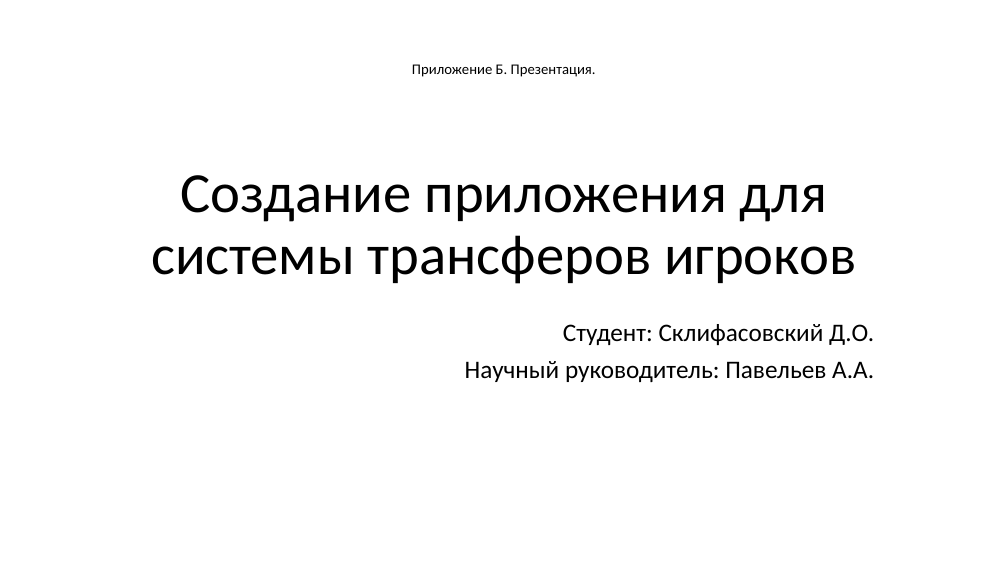
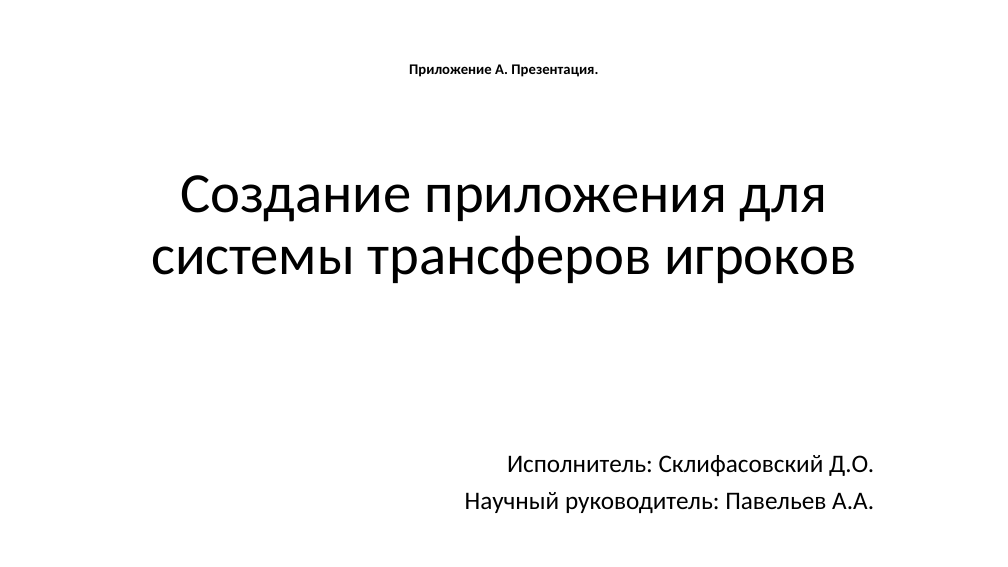
Before and after one commit to MrSkl1f/DB_CP, a slide deck: slide 1 of RPZ/Презентация.pptx. Drawn at 1008x567 pixels with LibreOffice and Linux fonts; fonts in the diff are those of the drawing. Boxes give left, top, right and bottom in pixels: in the first picture for what was removed or moved away, otherwise in the second. Text is boxed around its words. In the diff, an @@ line names an element or a change of style, - is before the commit and + after.

```diff
--- a/RPZ/Презентация.pptx
+++ b/RPZ/Презентация.pptx
@@ text at (409, 64, 598, 77): text changed; bold on @@
-Приложение Б. Презентация.
+Приложение А. Презентация.
@@ subtitle "Исполнитель: Склифасовский Д.О.": place and size @@
-subtitle "Исполнитель: Склифасовский Д.О." at (465, 324, 874, 382)
+subtitle "Исполнитель: Склифасовский Д.О." at (465, 455, 874, 513)
@@ subtitle at (507, 455, 874, 476): text changed @@
-Студент: Склифасовский Д.О.
+Исполнитель: Склифасовский Д.О.
```
Also in this commit, not shown: 3 other slides changed, 2 slides added, 4 slides removed, 26 other files.
